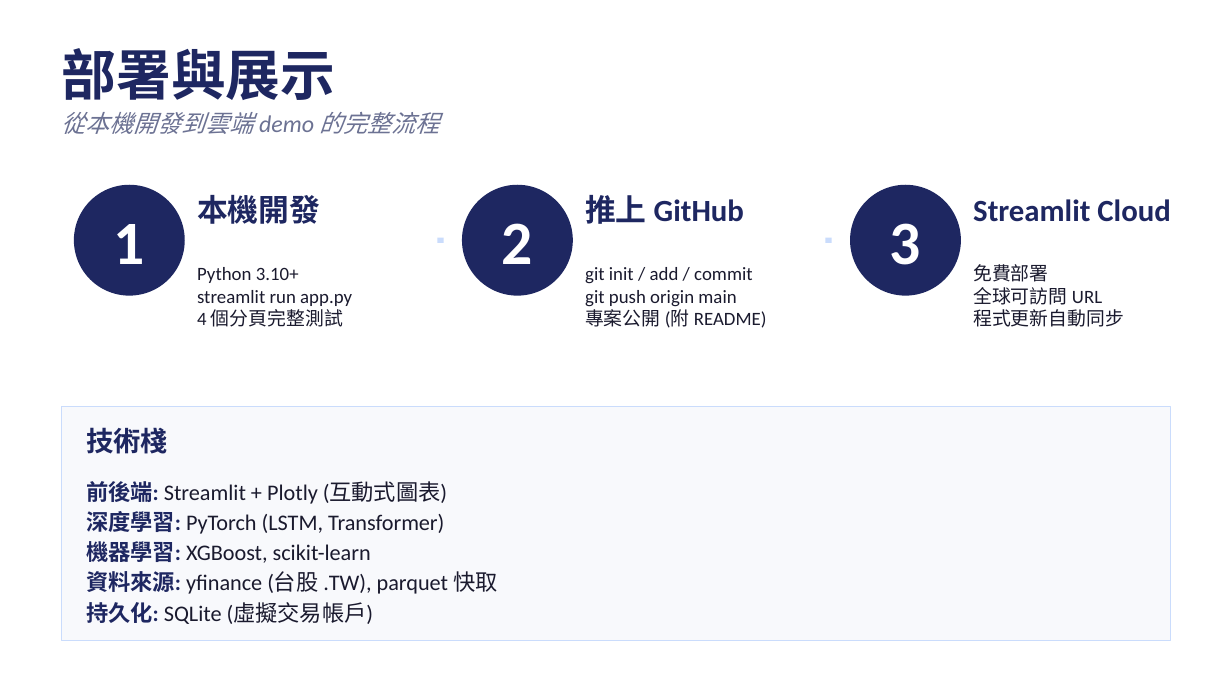
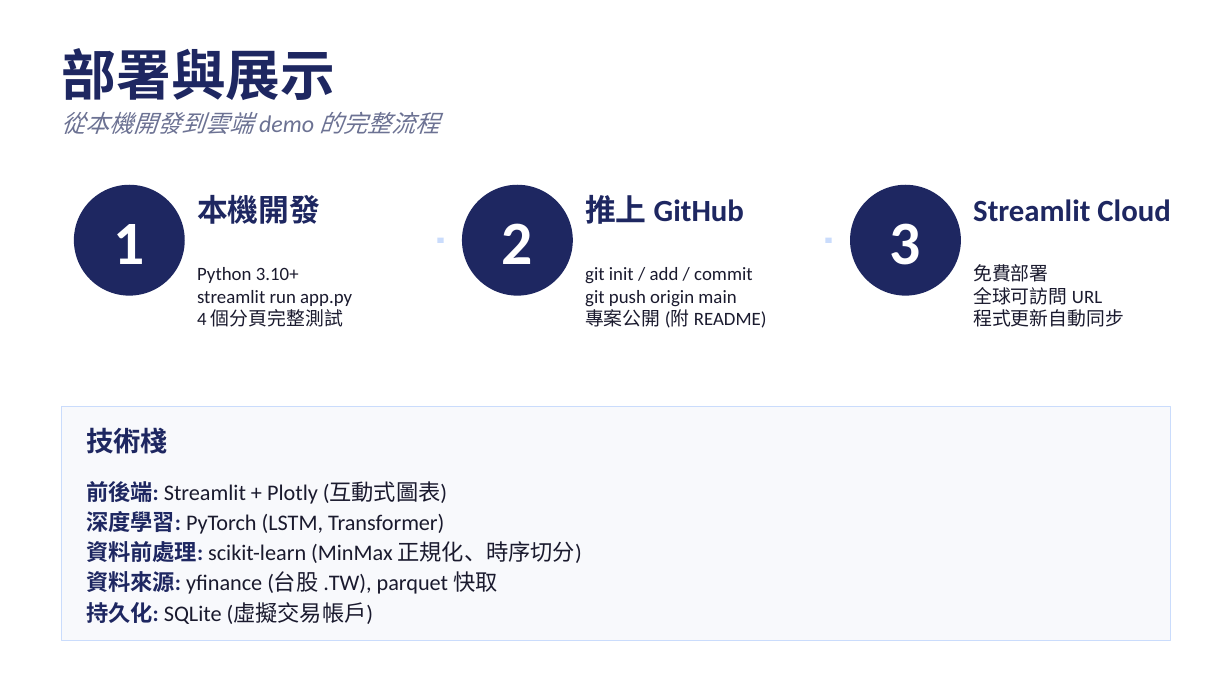
Before and after one commit to nick111432009-beep/twstock-ai-platform, a slide deck: slide 8 of 期末報告_台股AI量化分析平台.pptx. Drawn at 1232x693 pixels with LibreOffice and Linux fonts; fonts in the diff are those of the drawing. Boxes give left, top, right and bottom in pixels: in the first picture for what was removed or moved away, otherwise in the second. Text is boxed around its words. In the diff, an @@ line names an element or a change of style, - is before the commit and + after.

Commit message:
Remove XGBoost: focus on LSTM vs Transformer comparison

```diff
--- a/期末報告_台股AI量化分析平台.pptx
+++ b/期末報告_台股AI量化分析平台.pptx
@@ text at <box>86,541,582,563</box>: text changed @@
-機器學習: XGBoost, scikit-learn
+資料前處理: scikit-learn (MinMax 正規化、時序切分)
```
Also in this commit, not shown: 4 other slides changed, 4 other files.
